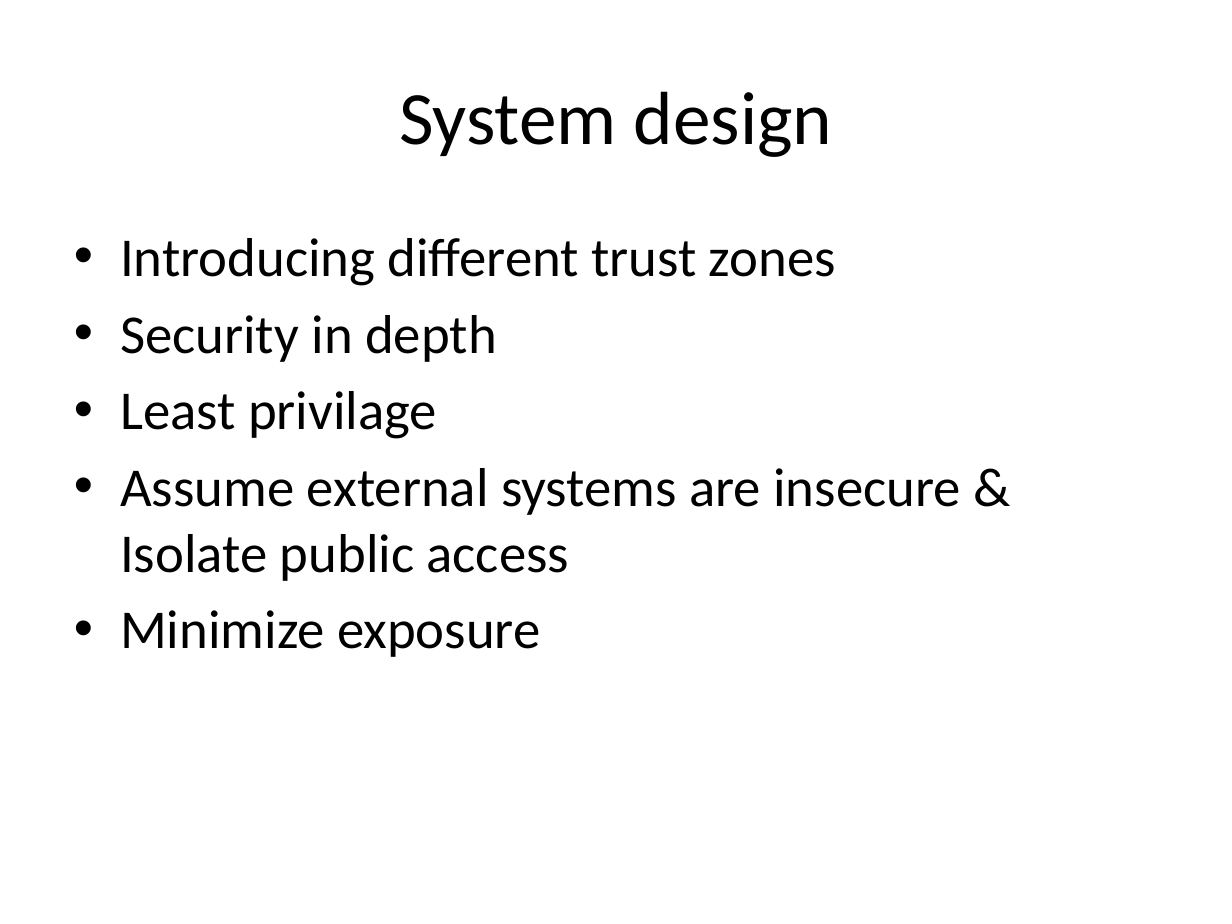
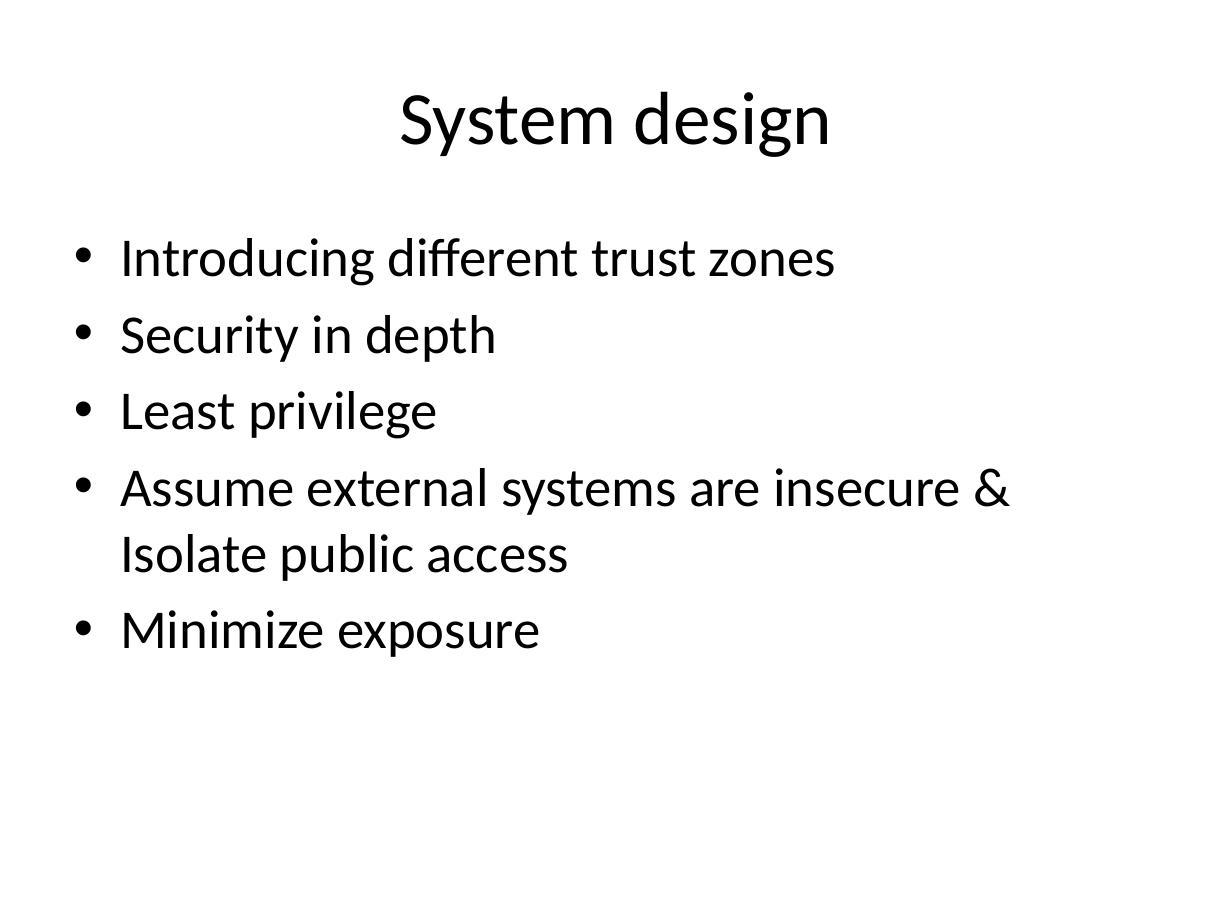
Before and after one commit to KarlKode/AppliedLabProject, a slide deck: slide 3 of presentation/Präsentation1.pptx. Drawn at 1232x924 pixels with LibreOffice and Linux fonts; fonts in the diff are those of the drawing. Boxes give left, top, right and bottom in pixels: in the first picture for what was removed or moved away, otherwise in the second. Text is boxed around its words. In the diff, an @@ line names an element or a change of style, - is before the commit and + after.

```diff
--- a/presentation/Präsentation1.pptx
+++ b/presentation/Präsentation1.pptx
@@ text at (120,391,438,439): text changed @@
-• Least privilage
+• Least privilege
```
Also in this commit, not shown: 2 other slides changed, 9 slides added, 2 other files.
